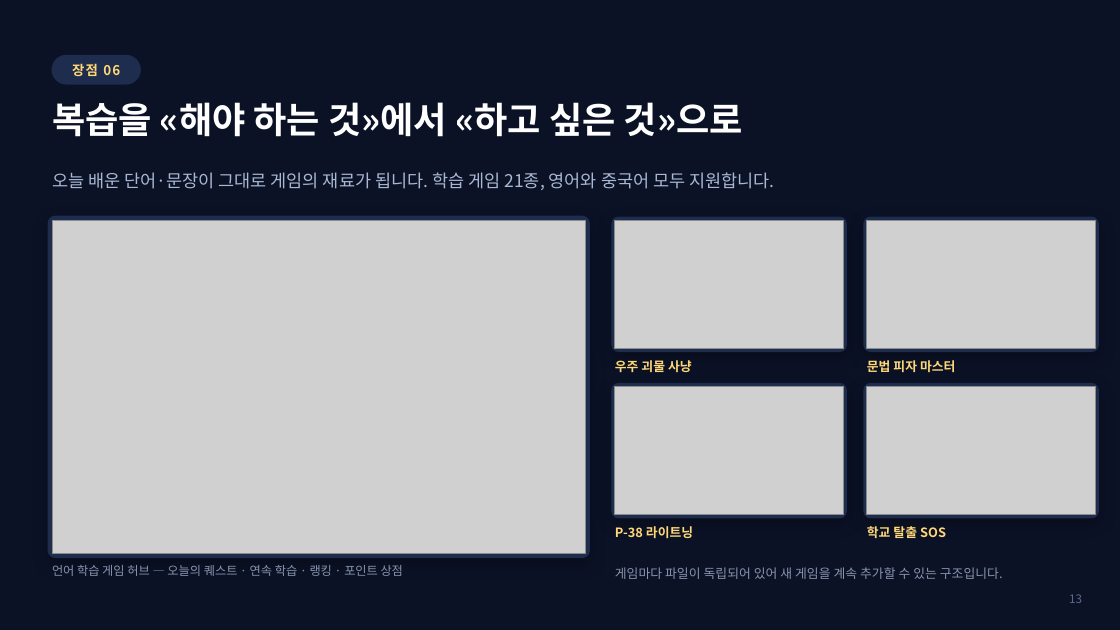
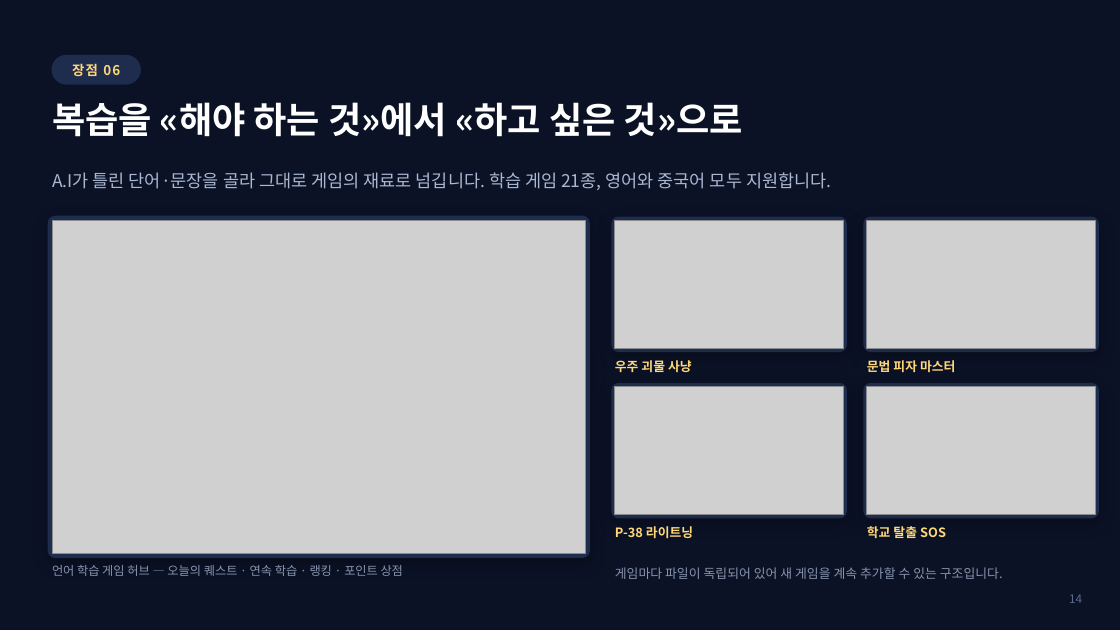
Before and after one commit to navy111p-sudo/mangoiweb, a slide deck: slide 14 of docs/망고아이_홈페이지_안내_2026-08-17.pptx (slide 13 before the commit). Drawn at 1120x630 pixels with LibreOffice and Linux fonts; fonts in the diff are those of the drawing; grey boxes stand for pictures. Boxes give left, top, right and bottom in pixels: in the first picture for what was removed or moved away, otherwise in the second. Text is boxed around its words. In the diff, an @@ line names an element or a change of style, - is before the commit and + after.

```diff
--- a/docs/망고아이_홈페이지_안내_2026-08-17.pptx
+++ b/docs/망고아이_홈페이지_안내_2026-08-17.pptx
@@ text at (52, 172, 831, 190): text changed @@
-오늘 배운 단어·문장이 그대로 게임의 재료가 됩니다. 학습 게임 21종, 영어와 중국어 모두 지원합니다.
+A.I가 틀린 단어·문장을 골라 그대로 게임의 재료로 넘깁니다. 학습 게임 21종, 영어와 중국어 모두 지원합니다.
@@ text at (1069, 594, 1082, 603): text changed @@
-13
+14
```
Also in this commit, not shown: 29 other slides changed, 1 slide added.
